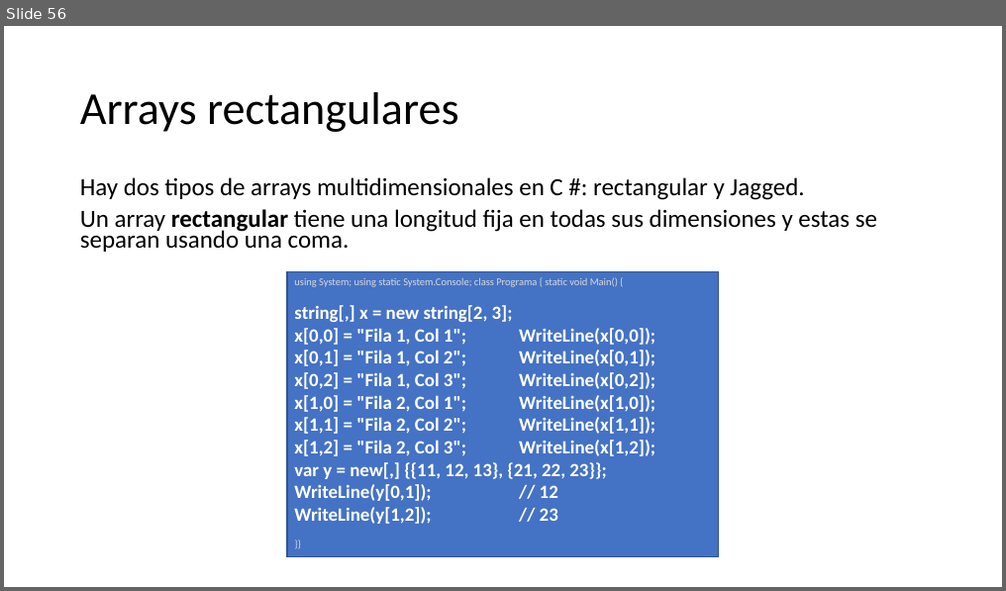
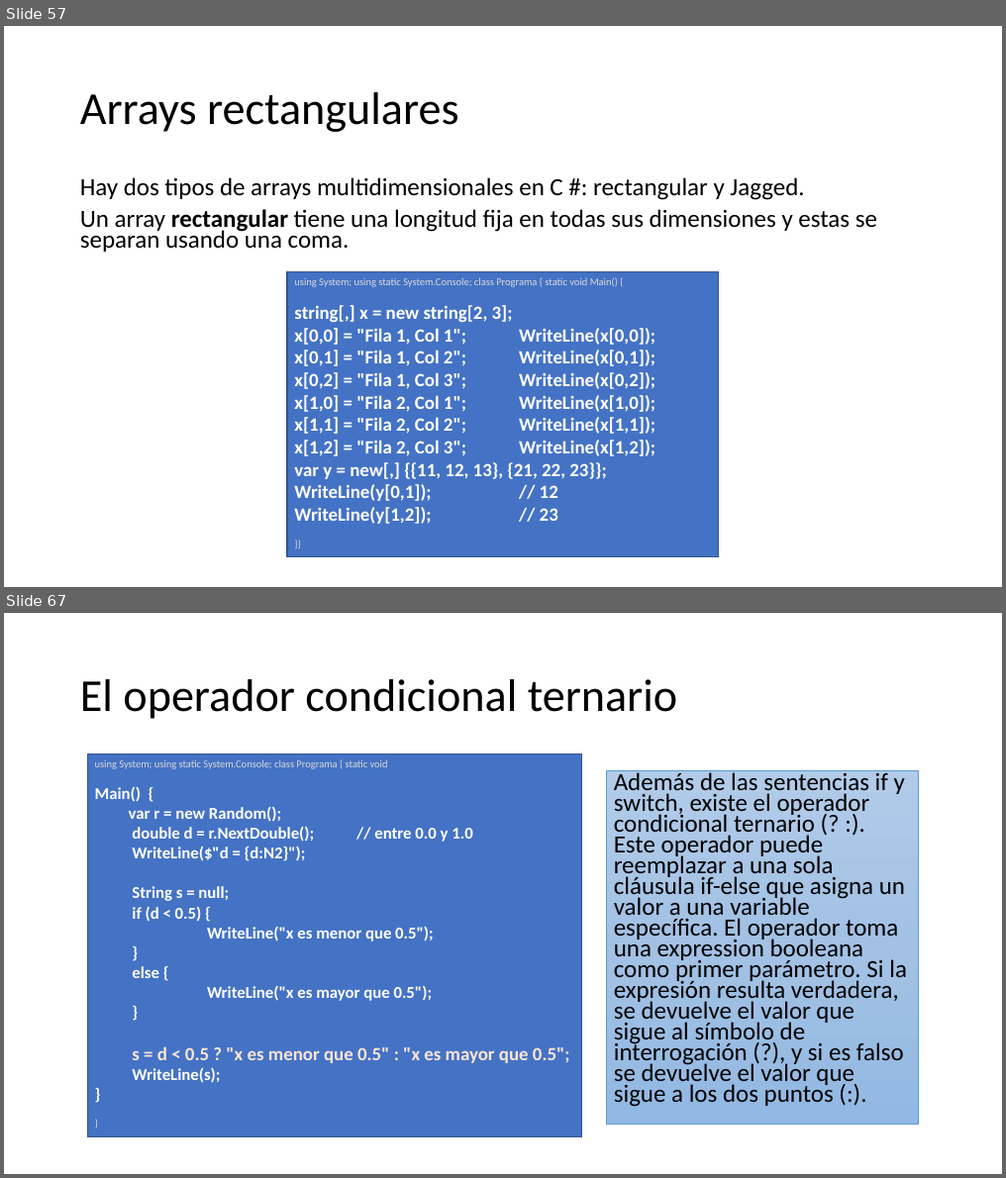
Before and after one commit to AlbertOsinaga/CursoCSharp__8, a slide deck: CSharpQuickReferencia.pptx. Shown one above the other, each under a label of ours: slide 56 before the commit, slides 57 and 67 after it; the slides between them are not shown. The pictures are 1006x591 and 1006x1178 pixels, drawn with LibreOffice and Linux fonts; fonts in the diff are those of the drawing. Boxes give left, top, right and bottom in pixels: in the first picture for what was removed or moved away, otherwise in the second. Text is boxed around its words. In the diff, an @@ line names an element or a change of style, - is before the commit and + after.

```diff
--- a/CSharpQuickReferencia.pptx
+++ b/CSharpQuickReferencia.pptx
@@ slide 67 added at (4, 613, 1002, 1174), background #FFFFFF @@
@@ title added at (80, 679, 677, 719), 44 pt, text #000000 @@
+El operador condicional ternario
@@ rectangle added at (87, 754, 581, 1137), fill #4472C4, outline #325491 1 pt, 16 pt, text #FFFFFF, bold @@
+using System; using static System.Console; class Programa { static void
+Main() {
+var r = new Random();
+  double d = r.NextDouble(); // entre 0.0 y 1.0
+  WriteLine($"d = {d:N2}");
+  String s = null;
+  if (d < 0.5) {
+  WriteLine("x es menor que 0.5");
+  }
+  else {
+  WriteLine("x es mayor que 0.5");
+  }
+  s = d < 0.5 ? "x es menor que 0.5" : "x es mayor que 0.5";
+  WriteLine(s);
+}
+}
@@ text added at (607, 770, 919, 1124), fill gradient #B1CBE9 to #A3C1E5 to #93B9E4, outline #5B9BD5 0.5 pt, 23.8 pt, text #000000 @@
+Además de las sentencias if y switch, existe el operador condicional ternario (? :). Este operador puede reemplazar a una sola cláusula if-else que asigna un valor a una variable específica. El operador toma una expression booleana como primer parámetro. Si la expresión resulta verdadera, se devuelve el valor que sigue al símbolo de interrogación (?), y si es falso se devuelve el valor que sigue a los dos puntos (:).
@@ what was slide 56 is now slide 57 @@
```
Also in this commit, not shown: 1 slide changed, 43 other slides added, 1 slide removed, 3 other files.
